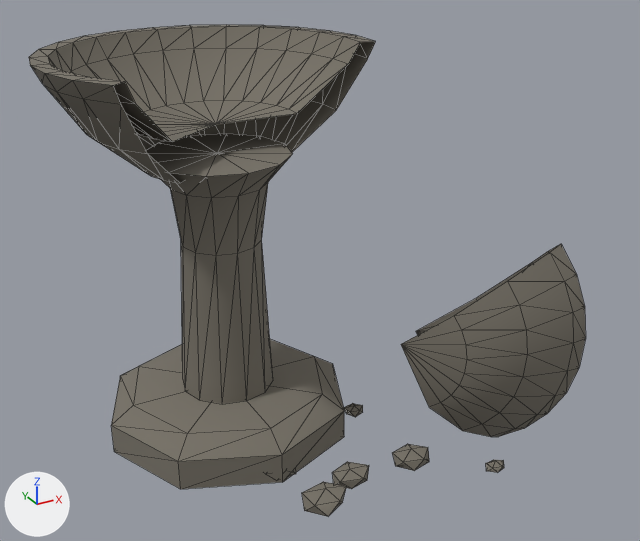
A saved change to the glTF model godot/assets/props/modelle/weihwasserbecken_kaputt.glb.
Before and after are seen from a camera (50 mm lens) standing at (-0.771, -1.909, 1.332) and looking at (0.248, -0.056, 0.406). The lights are fixed; the arrows at lower left show +X, +Y and +Z. The first picture is the older version. Mesh edges are drawn as thin lines. Vertices at exactly the same position are counted once.

Script lines for the objects in view, before the commit:
```python
me_weihwasserbecken_kaputt = bpy.data.meshes.new('weihwasserbecken_kaputt')
me_weihwasserbecken_kaputt.from_pydata(...)  # 369 vertices, 660 faces; spans x -0.399..0.802, y -0.543..0.4, z -0.108..0.98
me_weihwasserbecken_kaputt.materials.append(mat_stein)  # grey #797369
ob_weihwasserbecken_kaputt = bpy.data.objects.new('weihwasserbecken_kaputt', me_weihwasserbecken_kaputt)
ob_weihwasserbecken_kaputt.location = (0.0, 0.0, 0.0)
```
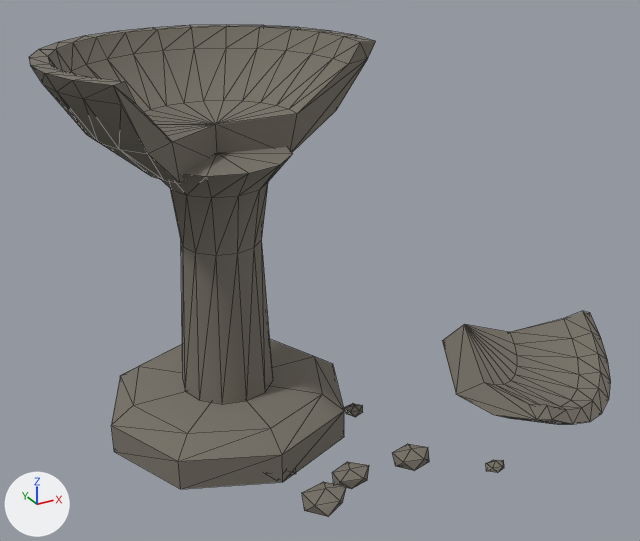
Location of each change, (x1, y1, x2, y2) in pixels of the pictures (640 x 541 px; the box of a moved part takes in the faces that stretch with it):
'weihwasserbecken_kaputt', reshaped: before (29, 25, 586, 516); after (29, 25, 611, 516)
part 1 of me_weihwasserbecken_kaputt, added: after (113, 41, 376, 183)
part 2 of me_weihwasserbecken_kaputt, moved or reshaped: before (401, 244, 586, 437); after (442, 311, 611, 424)

Edits to the bpy script that builds the scene:
```text
Change me_weihwasserbecken_kaputt:
    used by ob_weihwasserbecken_kaputt; location = (0.0, 0.0, 0.0)
    remove me_weihwasserbecken_kaputt.from_pydata(...)  # 369 vertices, 660 faces; spans x -0.399..0.802, y -0.543..0.4, z -0.108..0.98
    add me_weihwasserbecken_kaputt.from_pydata(...)  # 369 vertices, 688 faces; spans x -0.399..1.082, y -0.585..0.4, z -0.014..0.98
    me_weihwasserbecken_kaputt part 1
    14 new faces join them
    me_weihwasserbecken_kaputt part 2
    6 vertices are removed from x 0.449..0.72, y -0.388..-0.29, z -0.108..0.483
    16 faces are deleted
    59 vertices move from x 0.377..0.802, y -0.468..-0.205, z -0.074..0.495 to x 0.563..1.06, y -0.585..-0.092, z 0.0..0.195
    6 vertices are added at (0.561, -0.26, 0.048), (0.928, -0.135, 0.075), (0.586, -0.546, 0.123), (1.048, -0.193, 0.13), (1.082, -0.213, 0.151), (0.838, -0.144, 0.117)
    30 new faces join them
```
